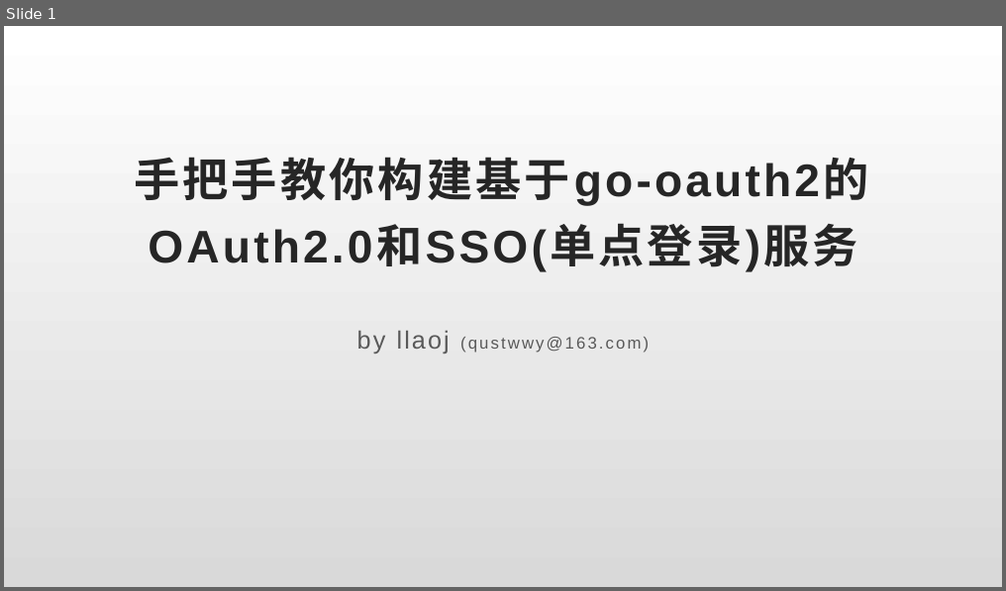
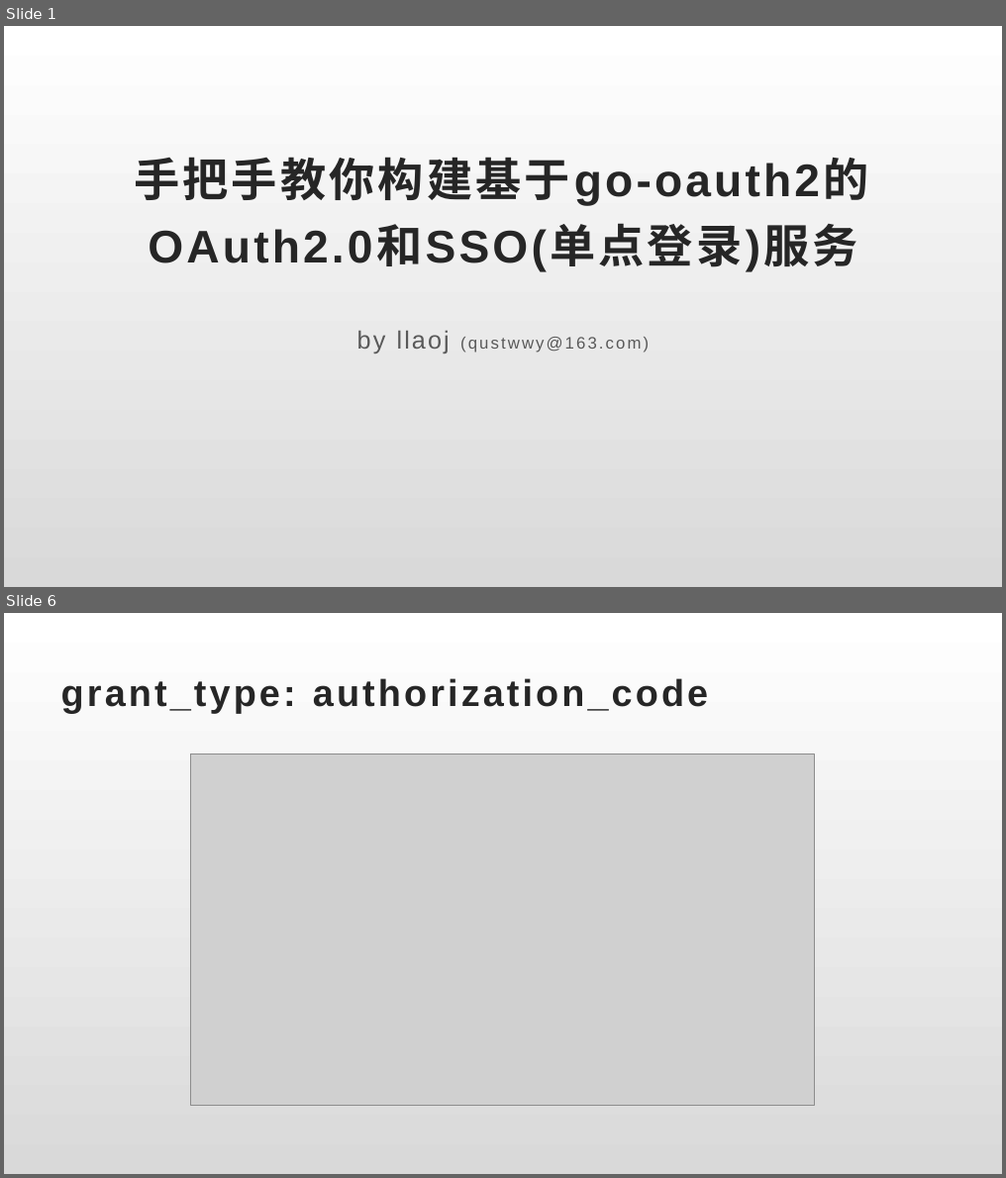
Before and after one commit to llaoj/my-share, a slide deck: gooauth/index.pptx. Shown one above the other, each under a label of ours: slide 1 before the commit, slides 1 and 6 after it; the slides between them are not shown. The pictures are 1006x591 and 1006x1178 pixels, drawn with LibreOffice and Linux fonts; fonts in the diff are those of the drawing; grey boxes stand for pictures. Boxes give left, top, right and bottom in pixels: in the first picture for what was removed or moved away, otherwise in the second. Text is boxed around its words. In the diff, an @@ line names an element or a change of style, - is before the commit and + after.

```diff
--- a/gooauth/index.pptx
+++ b/gooauth/index.pptx
@@ slide 6 added at bbox=[4, 613, 1002, 1174], background #FFFFFF @@
@@ title added at bbox=[61, 678, 708, 713], 36 pt, text #262626, bold @@
+grant_type: authorization_code
@@ picture added at bbox=[191, 755, 815, 1106] @@
```
Also in this commit, not shown: 2 slides changed, 7 other slides added, 2 slides removed.
